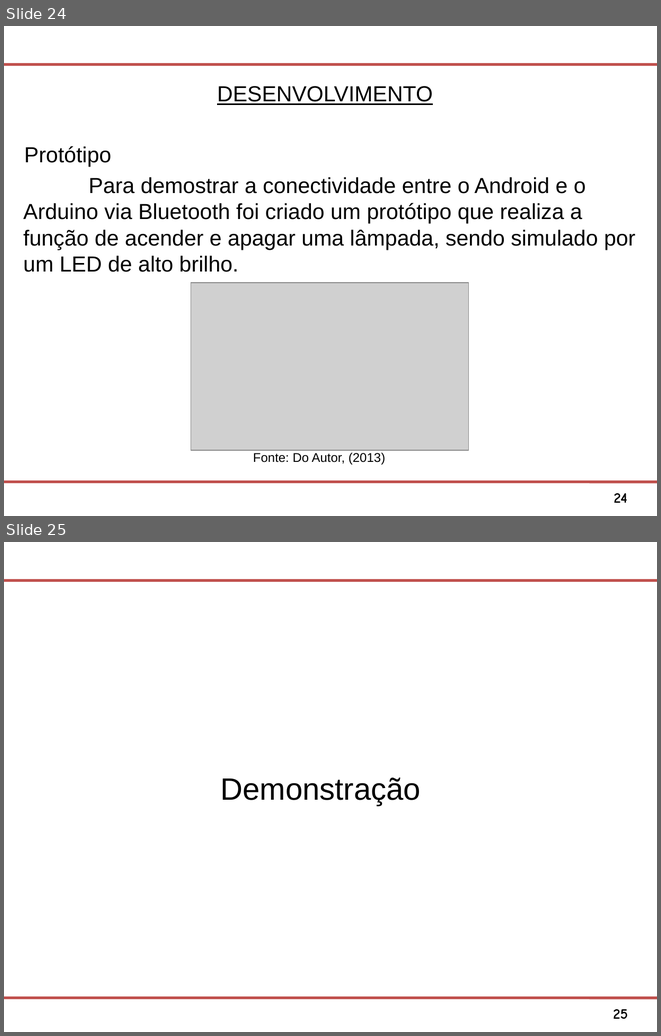
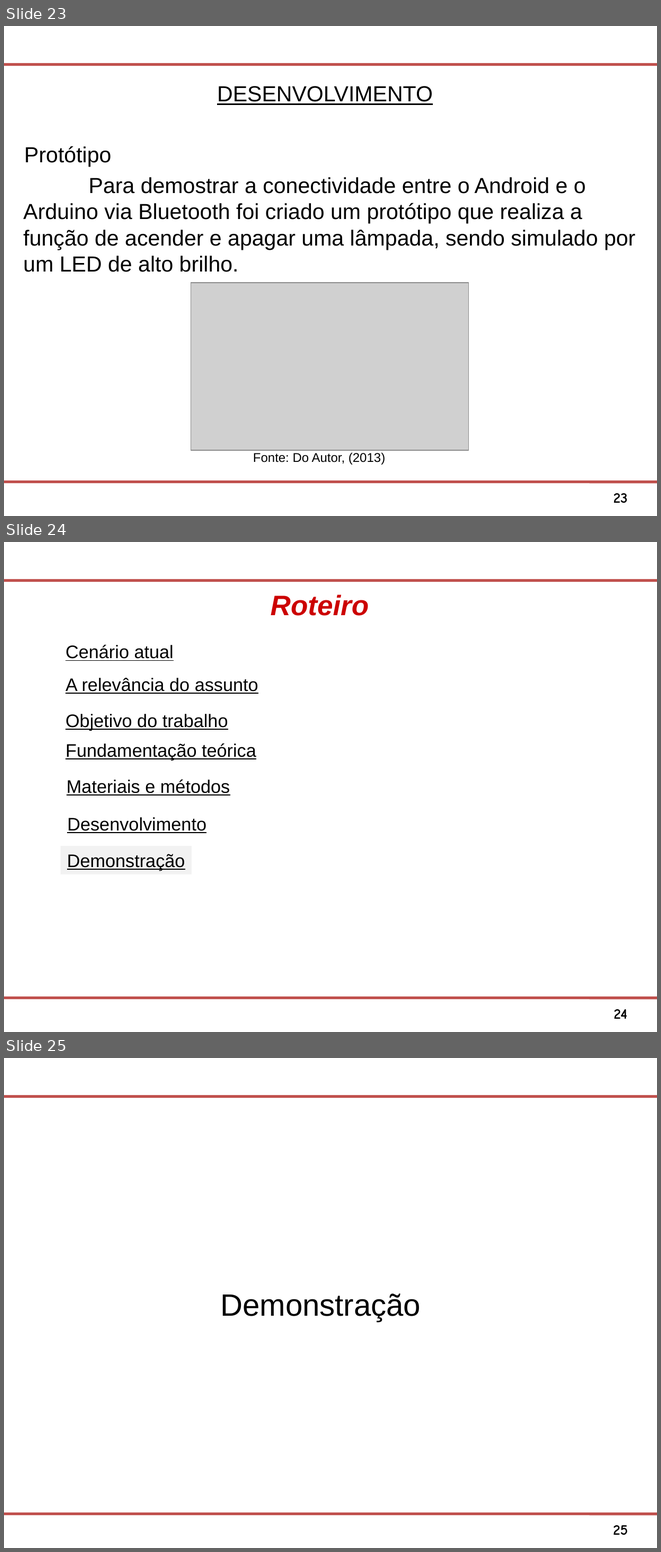
Before and after one commit to Osmar1503/TG, a slide deck: Modelo Apresentacao FATEC SJC.ppt. Shown one above the other, each under a label of ours: slides 24 and 25 before the commit, slides 23, 24 and 25 after it. The pictures are 661x1036 and 661x1552 pixels, drawn with LibreOffice and Linux fonts; fonts in the diff are those of the drawing; grey boxes stand for pictures; background and template pictures are left out. Boxes give left, top, right and bottom in pixels: in the first picture for what was removed or moved away, otherwise in the second. Text is boxed around its words. In the diff, an @@ line names an element or a change of style, - is before the commit and + after.

```diff
--- a/Modelo Apresentacao FATEC SJC.ppt
+++ b/Modelo Apresentacao FATEC SJC.ppt
@@ slide 24 added at (4, 542, 657, 1032), background #FFFFFF; not listed: 3 template elements that a slide beside it also shows @@
@@ text added at (271, 594, 369, 616), 31 pt, text #CC0000, bold, italic @@
+Roteiro
@@ text added at (65, 644, 174, 661), 20 pt, text #000000, underline @@
+Cenário atual
@@ text added at (65, 678, 258, 694), 20 pt, text #000000, underline @@
+A relevância do assunto
@@ text added at (65, 714, 228, 730), 20 pt, text #000000, underline @@
+Objetivo do trabalho
@@ text added at (65, 743, 256, 760), 20 pt, text #000000, underline @@
+Fundamentação teórica
@@ text added at (67, 779, 230, 795), 20 pt, text #000000, underline @@
+Materiais e métodos
@@ text added at (67, 817, 206, 833), 20 pt, text #000000, underline @@
+Desenvolvimento
@@ rectangle added at (61, 846, 192, 874), fill #F2F2F2, 20 pt, text #000000, underline @@
+Demonstração
@@ what was slide 24 is now slide 23 @@
@@ page number at (614, 493, 628, 502): text changed @@
-24
+23
```
Also in this commit, not shown: 9 slides changed, 1 slide removed.
